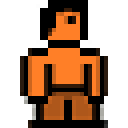
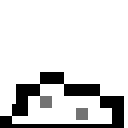
Comparing the layer stacks of the two (128, 128) images. Changes:
removed layer "outline" over box(20, 0, 108, 128)
added group "Death" with 7 layers above "Jump" over box(0, 0, 124, 128)
added layer "Death3 copy #1" in group "Death" over box(0, 72, 124, 128)
hid "Orange", moved it into group "Idle Group", painted on it over box(16, 0, 112, 128)
moved "Blue" into group "Idle Group", painted on it over box(16, 0, 112, 128)
